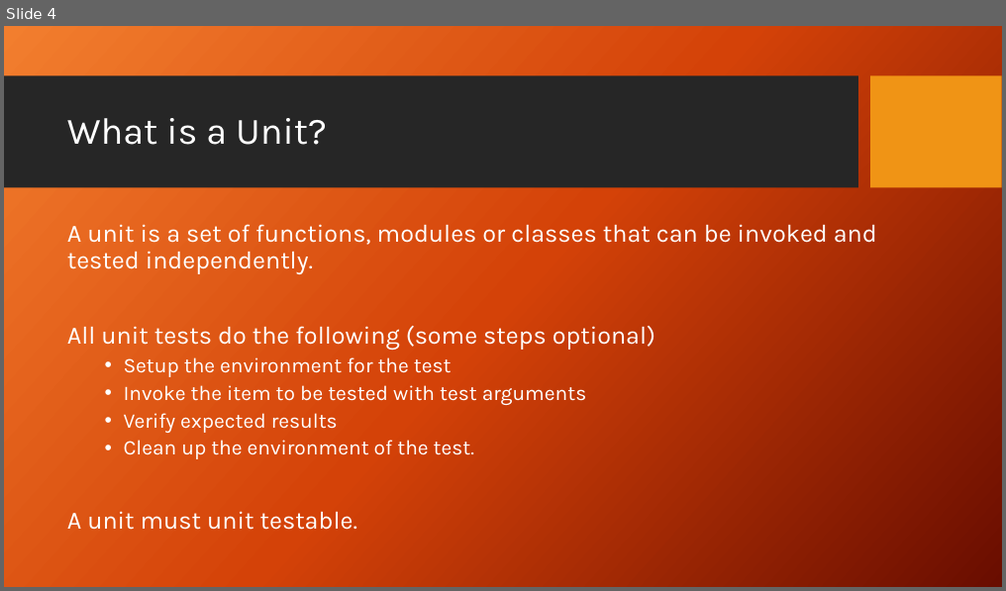
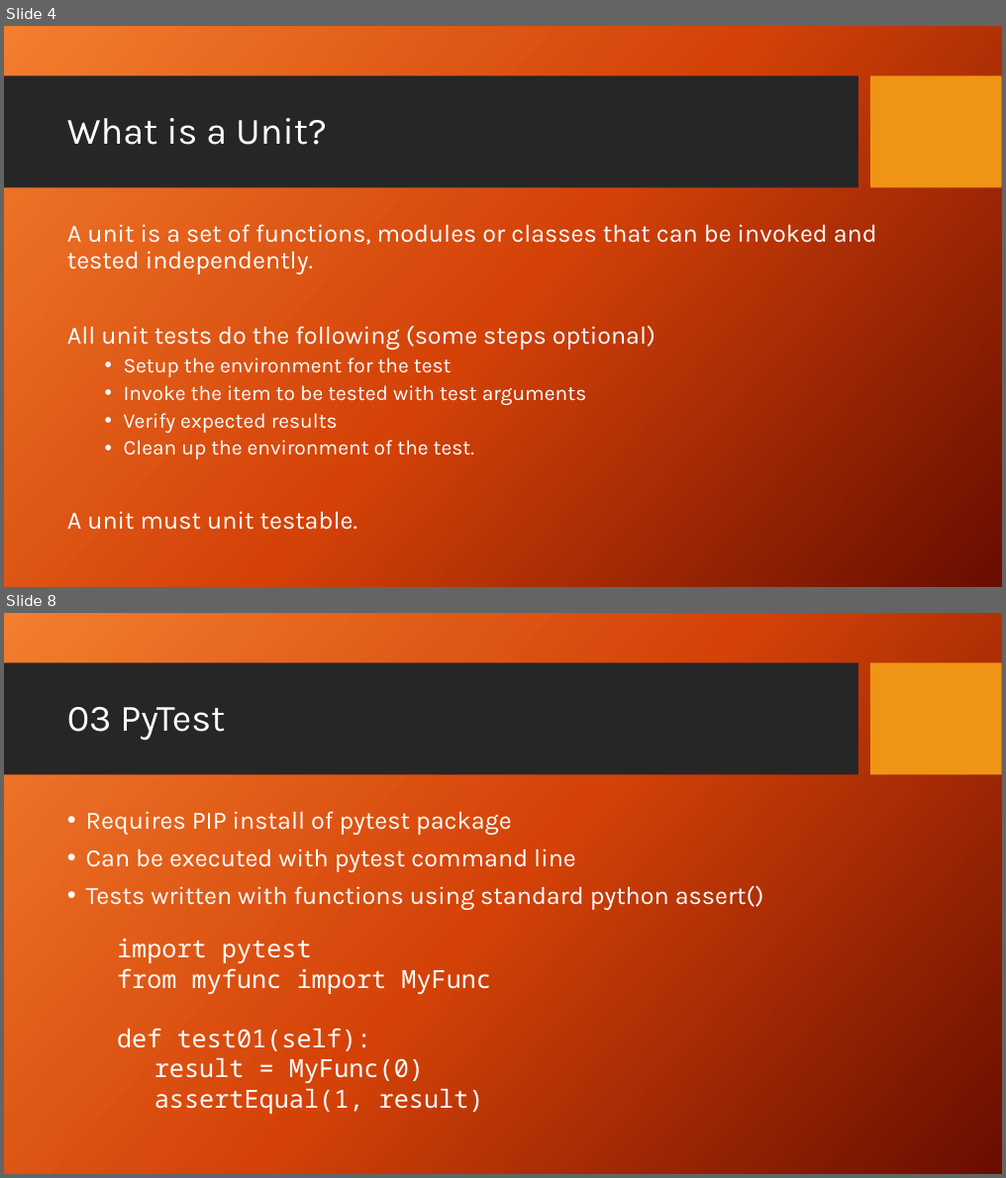
Before and after one commit to PrincetonUniversity/software_testing, a slide deck: UnitTestingSlides.pptx. Shown one above the other, each under a label of ours: slide 4 before the commit, slides 4 and 8 after it; the slides between them are not shown. The pictures are 1006x591 and 1006x1178 pixels, drawn with LibreOffice and Linux fonts; fonts in the diff are those of the drawing; background and template pictures are left out. Boxes give left, top, right and bottom in pixels: in the first picture for what was removed or moved away, otherwise in the second. Text is boxed around its words. In the diff, an @@ line names an element or a change of style, - is before the commit and + after.

```diff
--- a/UnitTestingSlides.pptx
+++ b/UnitTestingSlides.pptx
@@ slide 8 added at (x1=4, y1=613, x2=1002, y2=1174), background picture (left out); not listed: 2 template elements that a slide beside it also shows @@
@@ title added at (x1=67, y1=707, x2=225, y2=740), 36 pt, text #FFFFFF @@
+03 PyTest
@@ text added at (x1=86, y1=811, x2=764, y2=910), 24 pt, text #FFFFFF @@
+• Requires PIP install of pytest package
+• Can be executed with pytest command line
+• Tests written with functions using standard python assert()
@@ text added at (x1=117, y1=939, x2=491, y2=1114), 24 pt, text #FFFFFF @@
+import pytest
+from myfunc import MyFunc
+def test01(self):
+result = MyFunc(0)
+assertEqual(1, result)
```
Also in this commit, not shown: 3 slides changed, 6 other slides added.
